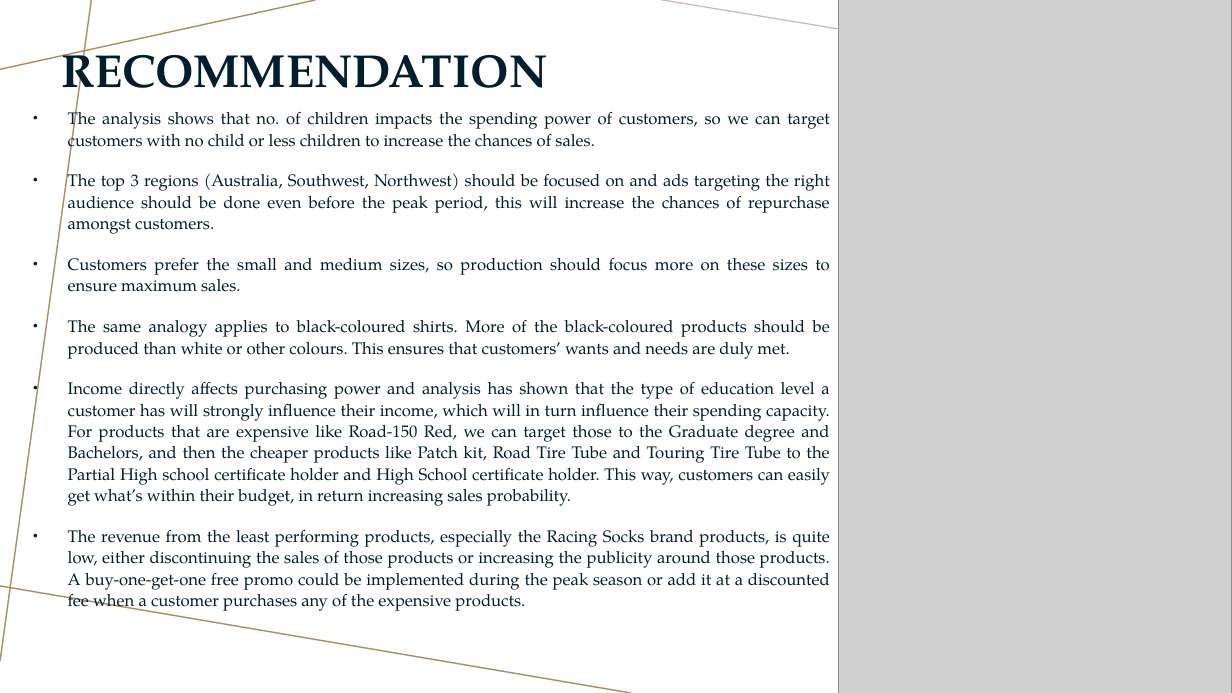
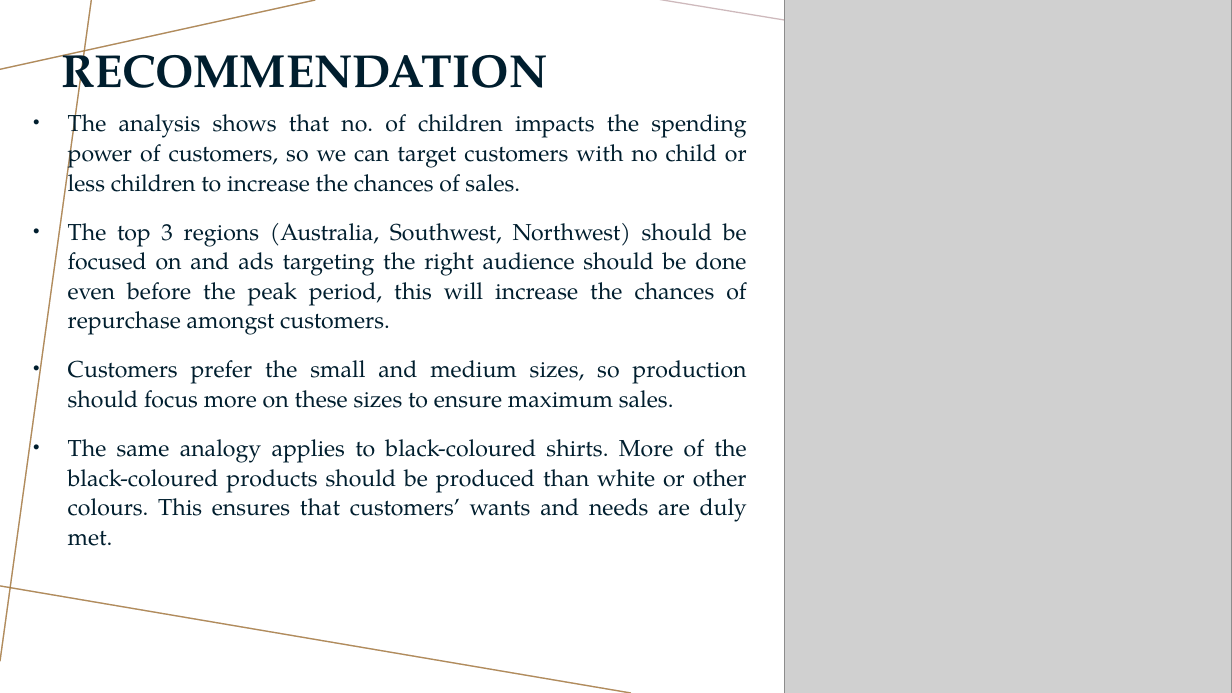
Before and after one commit to salamahalawiye/AdventureWorks, a slide deck: slide 17 of ADVENTUREWORKS SALES ANALYSIS.pptx (slide 16 before the commit). Drawn at 1232x693 pixels with LibreOffice and Linux fonts; fonts in the diff are those of the drawing; grey boxes stand for pictures. Boxes give left, top, right and bottom in pixels: in the first picture for what was removed or moved away, otherwise in the second. Text is boxed around its words. In the diff, an @@ line names an element or a change of style, - is before the commit and + after.

```diff
--- a/ADVENTUREWORKS SALES ANALYSIS.pptx
+++ b/ADVENTUREWORKS SALES ANALYSIS.pptx
@@ picture: place and size @@
-picture at [839, 0, 1232, 693]
+picture at [785, 0, 1232, 693]
@@ text "The analysis shows that no. ..." at [68, 107, 747, 546]: size 13 to 18 pt @@
@@ text at [68, 382, 830, 614]: paragraphs removed @@
-• Income directly affects purchasing power and analysis has shown that the type of education level a customer has will strongly influence their income, which will in turn influence their spending capacity. For products that are expensive like Road-150 Red, we can target those to the Graduate degree and Bachelors, and then the cheaper products like Patch kit, Road Tire Tube and Touring Tire Tube to the Partial High school certificate holder and High School certificate holder. This way, customers can easily get what’s within their budget, in return increasing sales probability.
-• The revenue from the least performing products, especially the Racing Socks brand products, is quite low, either discontinuing the sales of those products or increasing the publicity around those products. A buy-one-get-one free promo could be implemented during the peak season or add it at a discounted fee when a customer purchases any of the expensive products.
```
Also in this commit, not shown: 2 other slides changed, 3 slides added.
